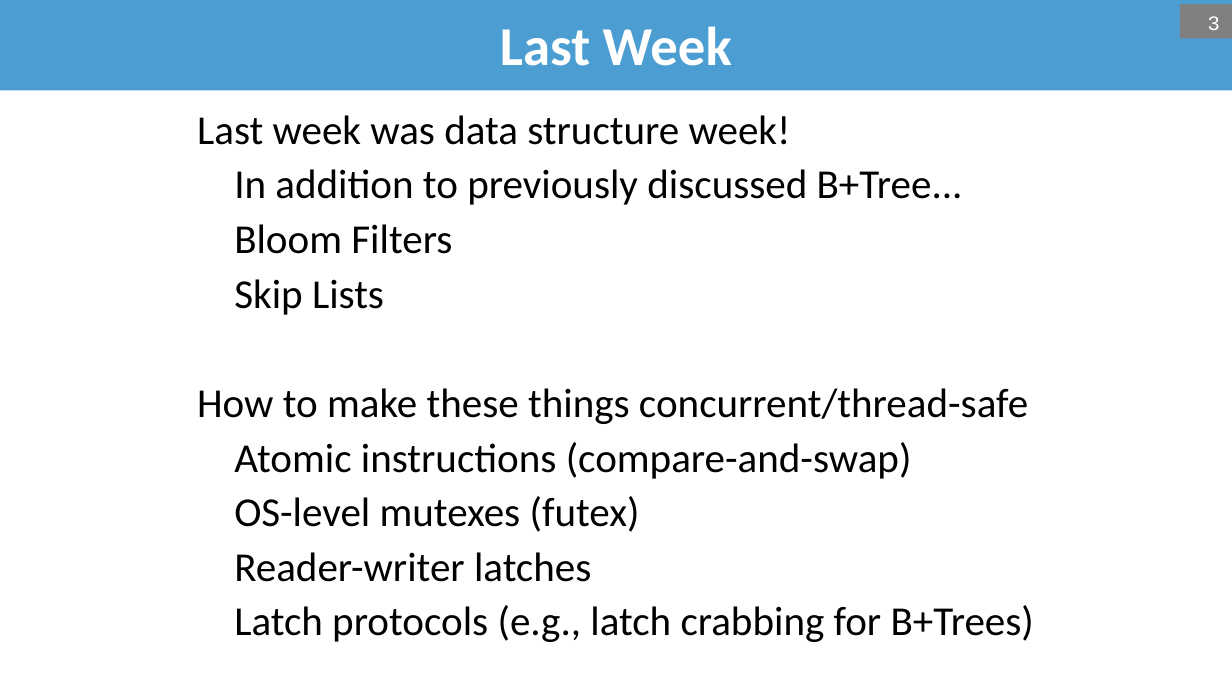
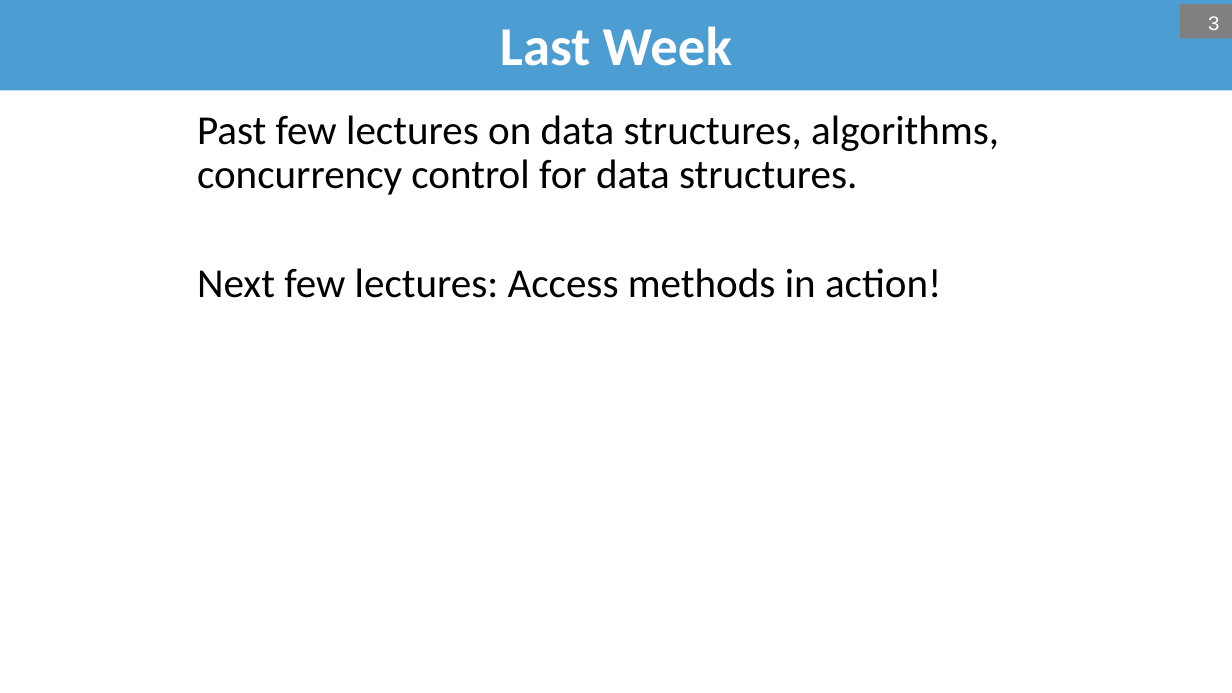
Before and after one commit to bsb20/bsb20.github.io, a slide deck: slide 3 of docs/421_f26/lectures/L12_joins.pptx. Drawn at 1232x693 pixels with LibreOffice and Linux fonts; fonts in the diff are those of the drawing; background and template pictures are left out. Boxes give left, top, right and bottom in pixels: in the first picture for what was removed or moved away, otherwise in the second. Text is boxed around its words. In the diff, an @@ line names an element or a change of style, - is before the commit and + after.

```diff
--- a/docs/421_f26/lectures/L12_joins.pptx
+++ b/docs/421_f26/lectures/L12_joins.pptx
@@ text at <box>197,115,999,298</box>: text changed @@
-Last week was data structure week!
-In addition to previously discussed B+Tree...
-Bloom Filters
-Skip Lists
-How to make these things concurrent/thread-safe
-Atomic instructions (compare-and-swap)
-OS-level mutexes (futex)
-Reader-writer latches
-Latch protocols (e.g., latch crabbing for B+Trees)
+Past few lectures on data structures, algorithms, concurrency control for data structures.
+Next few lectures: Access methods in action!
```
Also in this commit, not shown: 24 other slides changed, 1 slide added, 1 other file.
